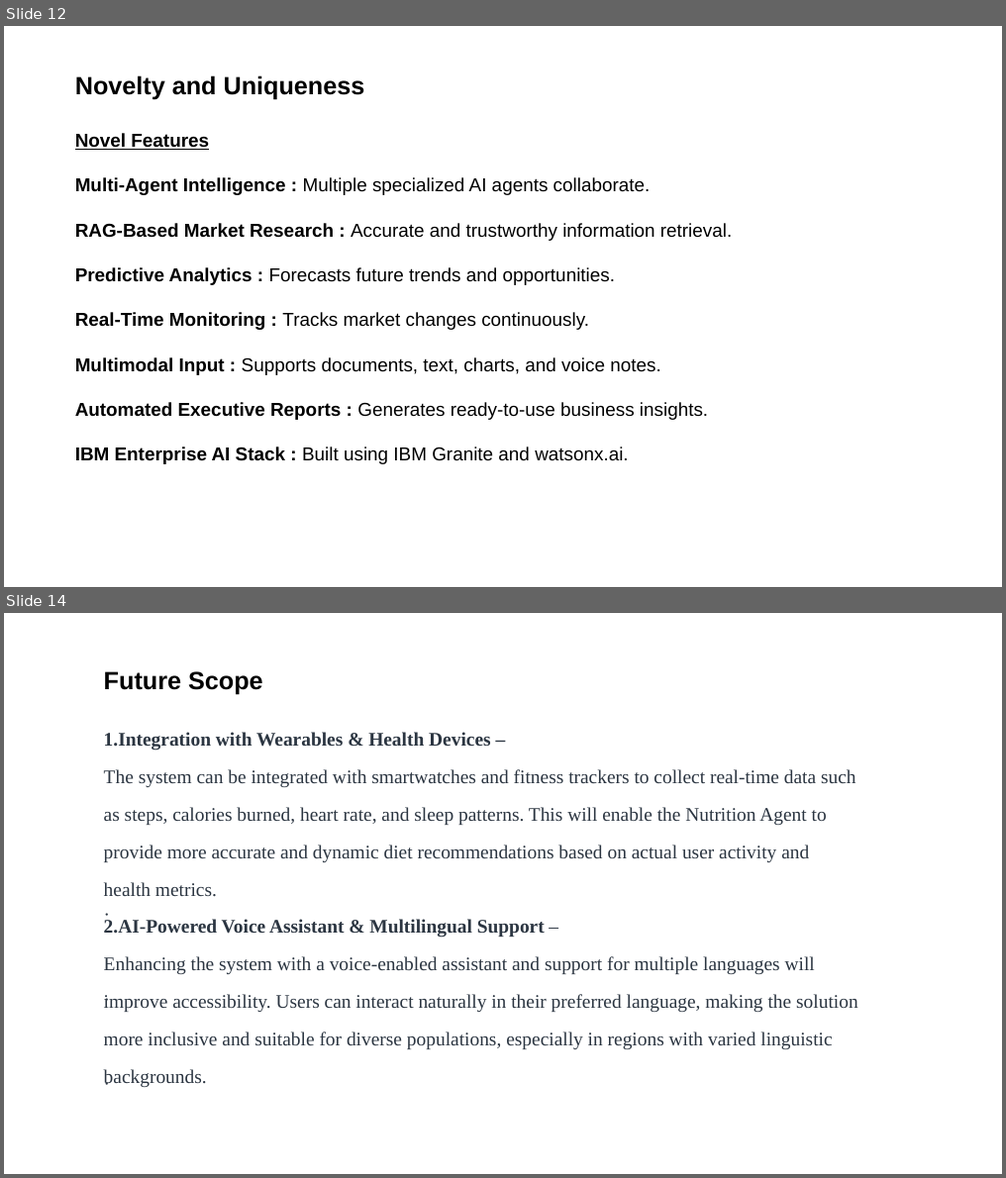
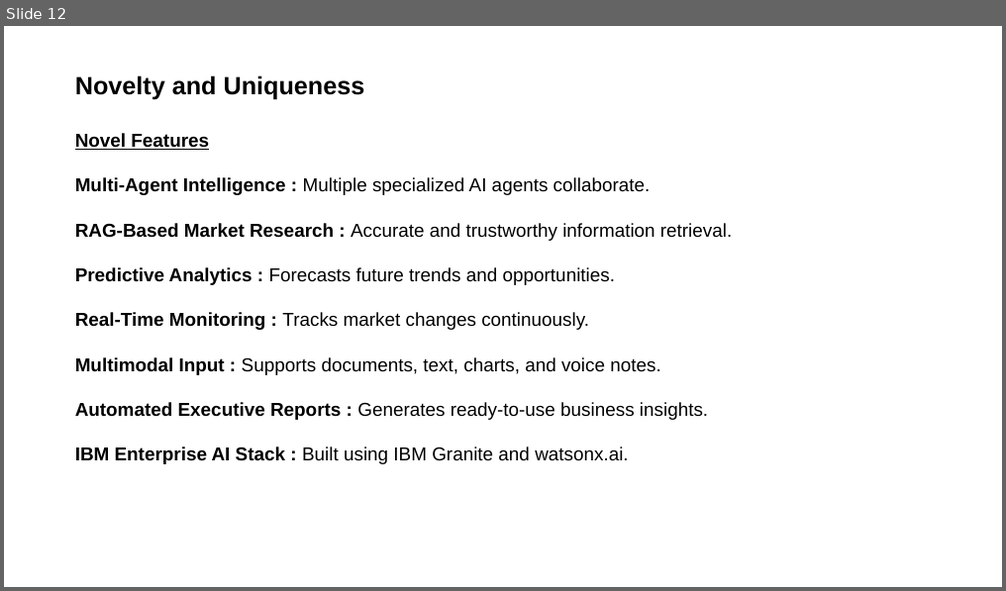
Before and after one commit to karan514451/intelligent-market-research-assistant, a slide deck: Karan Padhiyar_Project Submission for EduentFoundation_IBMUniversityEngagement.pptx. Shown one above the other, each under a label of ours: slides 12 and 14 before the commit, slide 12 after it; the slides between them are not shown. The pictures are 1006x1178 and 1006x591 pixels, drawn with LibreOffice and Linux fonts; fonts in the diff are those of the drawing. Boxes give left, top, right and bottom in pixels: in the first picture for what was removed or moved away, otherwise in the second. Text is boxed around its words. In the diff, an @@ line names an element or a change of style, - is before the commit and + after.

```diff
--- a/Karan Padhiyar_Project Submission for EduentFoundation_IBMUniversityEngagement.pptx
+++ b/Karan Padhiyar_Project Submission for EduentFoundation_IBMUniversityEngagement.pptx
@@ slide 14 removed at (4, 613, 1002, 1174), background #FFFFFF @@
@@ text removed at (104, 671, 263, 694) @@
-Future Scope
@@ text removed at (104, 732, 858, 1050) @@
-1.Integration with Wearables & Health Devices –
-The system can be integrated with smartwatches and fitness trackers to collect real-time data such as steps, calories burned, heart rate, and sleep patterns. This will enable the Nutrition Agent to provide more accurate and dynamic diet recommendations based on actual user activity and health metrics.
-2.AI-Powered Voice Assistant & Multilingual Support –
-Enhancing the system with a voice-enabled assistant and support for multiple languages will improve accessibility. Users can interact naturally in their preferred language, making the solution more inclusive and suitable for diverse populations, especially in regions with varied linguistic backgrounds.
@@ text removed at (104, 888, 715, 951) @@
-·
@@ text removed at (104, 973, 715, 1036) @@
-·
@@ text removed at (104, 1058, 715, 1089) @@
-·
```
Also in this commit, not shown: 1 slide changed, 2 slides added, 1 other slide removed.
